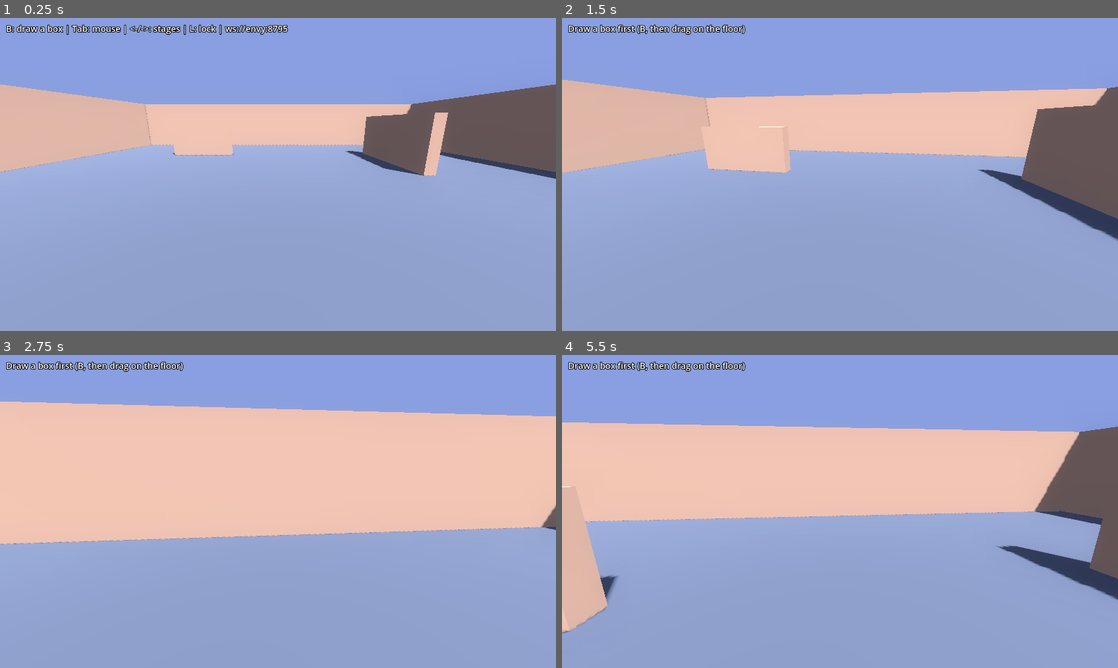
Above: before the commit, frames 1-4 (two rows, left to right).
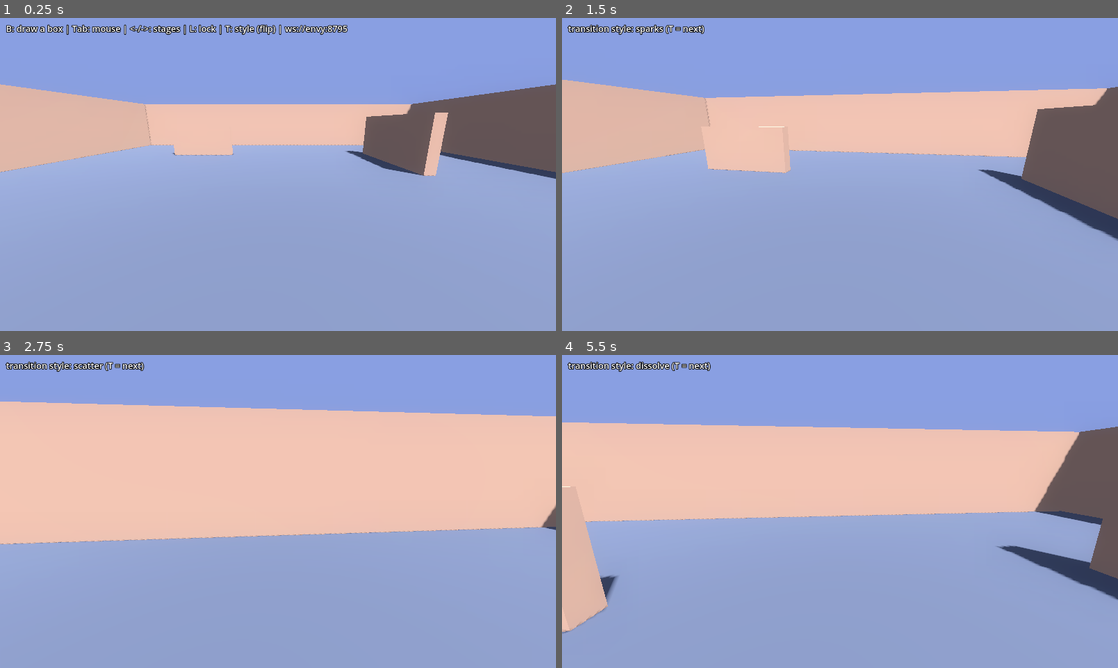
Above: after the commit, the same moments.

Repository: graysonchalmers/kiln
Game: Godot game, scene res://main.tscn
Two runs of this game, one before a commit and one after it. Both use one fixed random seed, a clock stepped at 60 frames per second and the inputs below.
Inputs (mouse positions are in pixels of both pictures, inside the frame that each line leads up to):
- Up to frame 1 (0.25 s): no input
- Up to frame 2 (1.5 s): tap Enter at 0.5 s; move the mouse to (867, 174) at 0.52 s; hold W from 0.53 s (still down); tap T at 0.6, 1.35 s; click (867, 174) at 0.67 s; move the mouse to (812, 174) at 1.27 s; click (812, 174) at 1.42 s
- Up to frame 3 (2.75 s): keep holding W; move the mouse to (289, 505) at 2.02 s; tap Tab at 2.1 s; click (289, 505) at 2.17 s; tap T at 2.3 s
- Up to frame 4 (5.5 s): release W at 2.75 s; drag from (812, 574) to (673, 464) at 2.77 s; tap Space at 3.5, 5 s; move the mouse to (1006, 558) at 3.52 s; hold Left 3.53-4.25 s; tap L at 3.6 s; click (1006, 558) at 3.67 s; tap T at 3.8, 5.3 s; tap Enter at 4.25 s; drag from (673, 464) to (756, 433) at 4.27 s; move the mouse to (867, 511) at 5.02 s; hold S from 5.03 s (still down); tap Keypad Enter at 5.1 s; click (867, 511) at 5.17 s

The runs differ from the first frame. In frame 1, 0.5% of the frame differs, in the area x 40-63%, y 2-6%; in frame 2, 0.6%; in frame 3, 0.6%; in frame 4, 0.6%, in the area x 1-33%, y 2-6%.

Commit message:
feat(live): six transition styles (flip, plane, sparks, scatter, implode, dissolve), cube-edge glow instead of the big plane, T to switch, render_styles.ps1
Co-Authored-By: Claude Sonnet 5.5 <noreply@anthropic.com>

Diff:
--- a/live/client/main.gd
+++ b/live/client/main.gd
@@ -4,10 +4,12 @@
 ## B box mode (click-drag floor, wheel = height), Enter prompt, Esc cancel prompt.
 
 const REVEAL_SECS := 0.8   # the glowing line climbs the box in this long; bricks flip one row at a time as it passes
+const PLANE_ALPHA := 0.24  # the 'plane' style only: one faint translucent plane
 const SHRINK_TO := 0.9     # the placeholder block shrinks to this fraction as it fades
 const SWEEP_SHADER := "res://voxel_sweep.gdshader"
 const ROWS_IN_BAND := 2.5  # the flipping zone is about this many rows of the finer level tall
 const VoxelView = preload("res://voxel_view.gd")
+const Styles = preload("res://transition_styles.gd")
 const Net = preload("res://net.gd")
 const Strip = preload("res://stage_strip.gd")
 const Pacer = preload("res://stage_pacer.gd")
@@ -51,6 +53,8 @@
 
 var reveal_t := -1.0
 var sweep_line: MeshInstance3D = null
+var sparks: CPUParticles3D = null
+var style := 0
 var clock := 0.0
 var smoke := false
 var smoke_pending := false
@@ -81,10 +85,11 @@
 	net.failed.connect(_on_failed)
 	net.status.connect(_set_status)
 	Input.mouse_mode = Input.MOUSE_MODE_CAPTURED
+	_parse_style()
 	if OS.get_cmdline_user_args().has("--smoke"):
 		_start_smoke()
 		return
-	_set_status("B: draw a box | Tab: mouse | <-/->: stages | L: lock | %s" % server_url)
+	_set_status("B: draw a box | Tab: mouse | <-/->: stages | L: lock | T: style (%s) | %s" % [Styles.NAMES[style], server_url])
 
 
 ## Scripted run for screenshots and video: a fixed box and the four barrel levels, no server needed.
@@ -107,6 +112,15 @@
 	Input.mouse_mode = Input.MOUSE_MODE_VISIBLE
 	_show_placeholder()
 	_set_status("smoke test: block, then 4, 8, 16, 32 cells")
+
+
+func _parse_style() -> void:
+	var env := OS.get_environment("VS_STYLE")
+	if env != "":
+		style = Styles.index_of(env)
+	for a in OS.get_cmdline_user_args():
+		if a.begins_with("--style="):
+			style = Styles.index_of(a.substr(8))
 
 
 func _parse_server() -> void:
@@ -269,6 +283,9 @@
 				dragging = false
 				Input.mouse_mode = Input.MOUSE_MODE_VISIBLE if box_mode else Input.MOUSE_MODE_CAPTURED
 				_set_status("BOX MODE: drag a footprint on the floor (wheel = height); the prompt box opens when you let go" if box_mode else "fly mode")
+			KEY_T:
+				style = Styles.next_index(style)
+				_set_status("transition style: %s (T = next)" % Styles.NAMES[style])
 			KEY_LEFT:
 				_scrub(-1)
 			KEY_RIGHT:
@@ -484,12 +501,14 @@
 	var mat := ShaderMaterial.new()
 	mat.shader = sweep_shader
 	mat.set_shader_parameter("mode", 1.0)
+	mat.set_shader_parameter("style", style)
 	var view := VoxelView.build(grid, req_min, req_size, mat)
 	add_child(view)
 	if animate and cur_view != null:
 		old_view = cur_view  # stays on screen, shrinking brick by brick, until the line has passed it
 		old_mat = cur_mat
 		old_mat.set_shader_parameter("mode", 0.0)
+		old_mat.set_shader_parameter("style", style)
 	else:
 		_drop_current()
 	cur_view = view
@@ -498,6 +517,8 @@
 	reveal_top = req_min.y + req_size.y
 	if animate:
 		var band: float = ROWS_IN_BAND * req_size.y / float(grid["n"])
+		if style >= 3:
+			band = maxf(band, 0.28 * req_size.y)  # the particle styles need room for bricks to travel
 		for m in [cur_mat, old_mat]:
 			if m != null:
 				m.set_shader_parameter("band", band)
@@ -525,11 +546,17 @@
 
 
 func _start_sweep_line() -> void:
+	if style == 2:
+		_start_sparks()
+	if style != 1:
+		if sweep_line != null:
+			sweep_line.visible = false
+		return
 	if sweep_line == null:
 		sweep_line = MeshInstance3D.new()
 		sweep_line.mesh = BoxMesh.new()
 		var m := StandardMaterial3D.new()
-		m.albedo_color = Color(0.3, 1.0, 1.0, 0.18)
+		m.albedo_color = Color(0.3, 1.0, 1.0, PLANE_ALPHA)
 		m.transparency = BaseMaterial3D.TRANSPARENCY_ALPHA
 		m.shading_mode = BaseMaterial3D.SHADING_MODE_UNSHADED
 		m.cull_mode = BaseMaterial3D.CULL_DISABLED
@@ -538,6 +565,35 @@
 	(sweep_line.mesh as BoxMesh).size = Vector3(req_size.x * 1.05, 0.004, req_size.z * 1.05)
 	sweep_line.position = Vector3(req_min.x + req_size.x * 0.5, reveal_base, req_min.z + req_size.z * 0.5)
 	sweep_line.visible = true
+
+
+func _start_sparks() -> void:
+	if sparks == null:
+		sparks = CPUParticles3D.new()
+		sparks.amount = 260
+		sparks.lifetime = 0.55
+		sparks.emission_shape = CPUParticles3D.EMISSION_SHAPE_BOX
+		sparks.direction = Vector3(0, 1, 0)
+		sparks.spread = 70.0
+		sparks.initial_velocity_min = 0.5
+		sparks.initial_velocity_max = 1.6
+		sparks.gravity = Vector3(0, -1.2, 0)
+		sparks.scale_amount_min = 0.5
+		sparks.scale_amount_max = 1.3
+		var bm := BoxMesh.new()
+		bm.size = Vector3(0.02, 0.02, 0.02)
+		var m := StandardMaterial3D.new()
+		m.shading_mode = BaseMaterial3D.SHADING_MODE_UNSHADED
+		m.albedo_color = Color(0.5, 1.0, 1.0)
+		m.emission_enabled = true
+		m.emission = Color(0.4, 1.0, 1.0)
+		m.emission_energy_multiplier = 4.0
+		bm.material = m
+		sparks.mesh = bm
+		add_child(sparks)
+	sparks.emission_box_extents = Vector3(req_size.x * 0.5, 0.01, req_size.z * 0.5)
+	sparks.position = Vector3(req_min.x + req_size.x * 0.5, reveal_base, req_min.z + req_size.z * 0.5)
+	sparks.emitting = true
 
 
 ## Finish whatever transition is running: the new level at full size, the old level and the block gone.
@@ -552,6 +608,8 @@
 	_clear_placeholder()
 	if sweep_line != null:
 		sweep_line.visible = false
+	if sparks != null:
+		sparks.emitting = false
 
 
 func _update_transition(delta: float) -> void:
@@ -571,9 +629,11 @@
 		var mm := lerpf(1.0, SHRINK_TO, e)
 		placeholder.scale = Vector3.ONE * mm
 		placeholder.position = Vector3(req_min.x + req_size.x * 0.5, req_min.y + req_size.y * 0.5 * mm, req_min.z + req_size.z * 0.5)
-	if sweep_line != null:
+	if sweep_line != null and sweep_line.visible:
 		sweep_line.position.y = y
-		(sweep_line.material_override as StandardMaterial3D).albedo_color.a = 0.18 * (1.0 - k * k)
+		(sweep_line.material_override as StandardMaterial3D).albedo_color.a = PLANE_ALPHA * (1.0 - k * k)
+	if sparks != null and sparks.emitting:
+		sparks.position.y = y
 	if k >= 1.0:
 		_end_transition()
 
--- a/live/client/tests/test_protocol.gd
+++ b/live/client/tests/test_protocol.gd
@@ -4,6 +4,7 @@
 const Strip = preload("res://stage_strip.gd")
 const Pacer = preload("res://stage_pacer.gd")
 const VoxelView = preload("res://voxel_view.gd")
+const Styles = preload("res://transition_styles.gd")
 
 var failures: Array[String] = []
 
@@ -74,6 +75,11 @@
 	pg.push(glb, 7, {"n": 4})
 	check(pg.pop_ready(0.0).get("grid", {}).get("n") == 4, "pacer carries the grid")
 
+	check(Styles.NAMES == ["flip", "plane", "sparks", "scatter", "implode", "dissolve"], "six styles in order")
+	check(Styles.index_of("implode") == 4 and Styles.index_of("SPARKS") == 2, "style by name, any case")
+	check(Styles.index_of("3") == 3 and Styles.index_of("9") == 0 and Styles.index_of("nope") == 0, "style by number; unknown falls back to flip")
+	check(Styles.next_index(5) == 0 and Styles.next_index(0) == 1, "T cycles and wraps")
+
 	var pc = Pacer.new()
 	pc.hold = 0.9
 	for i in 3:
--- /dev/null
+++ b/live/client/transition_styles.gd
@@ -0,0 +1,21 @@
+extends RefCounted
+## The transition styles the shader knows (the index is the shader's `style` uniform).
+## flip: bricks flip row by row, glowing edges. plane: the same plus one faint translucent plane. sparks: flip plus
+## sparks along the band. scatter: bricks drift apart and drift in. implode: the reverse-particle one, new bricks fly in
+## from far away and assemble while the old ones burst outward. dissolve: bricks flip at random moments in a wide zone.
+
+const NAMES := ["flip", "plane", "sparks", "scatter", "implode", "dissolve"]
+
+
+## Index of a style given by name (any case) or by number; 0 (flip) for anything unknown.
+static func index_of(s: String) -> int:
+	var low := s.strip_edges().to_lower()
+	if NAMES.has(low):
+		return NAMES.find(low)
+	if low.is_valid_int() and low.to_int() >= 0 and low.to_int() < NAMES.size():
+		return low.to_int()
+	return 0
+
+
+static func next_index(i: int) -> int:
+	return (i + 1) % NAMES.size()
--- a/live/client/voxel_sweep.gdshader
+++ b/live/client/voxel_sweep.gdshader
@@ -1,26 +1,62 @@
 shader_type spatial;
 
-// One glowing line climbs the box. A brick flips when the line passes its centre height: bricks above the line are the
-// old level, bricks below are the new one, and the few rows around the line are mid-flip. Each brick shrinks or grows
-// about its OWN centre (the instance origin), not the centre of the whole shape.
+// A band of rows climbs the box. A brick changes over when the band passes its centre height: bricks above the band are
+// the old level, bricks below are the new one. Every brick moves about its OWN centre (the instance origin).
+// style: 0 flip, 1 plane (same look, the plane is drawn by the scene), 2 sparks (particles are drawn by the scene),
+//        3 scatter, 4 implode (the reverse particle effect), 5 dissolve. See transition_styles.gd.
 uniform float line_y = 0.0;
-uniform float band = 0.1;      // height of the flipping zone (about three rows of the finer level)
-uniform float mode = 1.0;      // 0 = departing level (shrinks away), 1 = arriving level (grows in)
+uniform float band = 0.1;      // height of the changing zone
+uniform float mode = 1.0;      // 0 = departing level, 1 = arriving level
+uniform int style = 0;
 uniform vec4 edge_color : source_color = vec4(0.3, 0.9, 1.0, 1.0);
 
 varying vec4 vcol;
 varying float glow;
+varying vec3 lp;
+
+float hash(vec3 p) {
+	return fract(sin(dot(p, vec3(12.9898, 78.233, 37.719))) * 43758.5453);
+}
 
 void vertex() {
-	float cy = MODEL_MATRIX[3].y;
-	float p = smoothstep(-band * 0.5, band * 0.5, line_y - cy);  // 1 once the line has passed this brick
-	VERTEX *= mix(1.0 - p, p, mode);
+	vec3 c = MODEL_MATRIX[3].xyz;
+	float d = line_y - c.y;                                  // > 0 once the band has passed this brick
+	float r = hash(c);
+	vec3 dir = normalize(vec3(hash(c + 1.3) - 0.5, hash(c + 2.7) - 0.15, hash(c + 4.1) - 0.5) + vec3(0.0001));
+	float p = smoothstep(-band * 0.5, band * 0.5, d);
+	float near = 1.0 - clamp(abs(d) / (band * 0.5), 0.0, 1.0);
+	if (style == 3 || style == 4) {
+		p = smoothstep(-band, band * 0.25, d);               // start early so bricks have time to travel
+	} else if (style == 5) {
+		float dj = d + (r - 0.5) * band * 1.6;               // every brick flips at its own random moment
+		p = smoothstep(-0.12 * band, 0.12 * band, dj);
+		near = 1.0 - clamp(abs(dj) / (band * 0.3), 0.0, 1.0);
+	}
+	float a = mix(1.0 - p, p, mode);                         // 1 = in place, 0 = gone
+	float t = 1.0 - a;
+	float s = a;
+	vec3 off = vec3(0.0);
+	if (style == 3) {                                        // bricks drift apart / drift in
+		off = dir * t * 3.0;
+	} else if (style == 4) {                                 // new bricks assemble from far away, old ones burst outward
+		if (mode > 0.5) {
+			off = dir * t * t * 10.0;
+			s = clamp(a * 2.0, 0.0, 1.0);
+		} else {
+			off = dir * t * 7.0;
+		}
+	}
+	lp = VERTEX;
+	VERTEX = VERTEX * s + off;
 	vcol = COLOR;
-	glow = 1.0 - clamp(abs(line_y - cy) / (band * 0.5), 0.0, 1.0);
+	glow = (style == 3 || style == 4) ? clamp(t * 1.6, 0.0, 1.0) : near;
 }
 
 void fragment() {
-	ALBEDO = pow(vcol.rgb, vec3(2.2));  // palette colours are sRGB; the instance colour arrives unconverted
+	ALBEDO = pow(vcol.rgb, vec3(2.2));                       // palette colours are sRGB; the instance colour arrives unconverted
 	ROUGHNESS = 0.8;
-	EMISSION = edge_color.rgb * glow * 2.5;
+	vec3 q = abs(lp) * 2.0;                                  // 0..1 across the cube; near 1 on two axes at once = a cube edge
+	float mid = q.x + q.y + q.z - max(q.x, max(q.y, q.z)) - min(q.x, min(q.y, q.z));
+	float rim = smoothstep(0.78, 1.0, mid);
+	EMISSION = edge_color.rgb * glow * (0.7 + 3.3 * rim);
 }
Not shown, changed: live/README.md
Not shown, added: live/client/tests/render_styles.ps1
Not shown, changed: live/client/tests/run_smoke.ps1
Not shown, changed: live/client/tests/task_smoke.ps1
